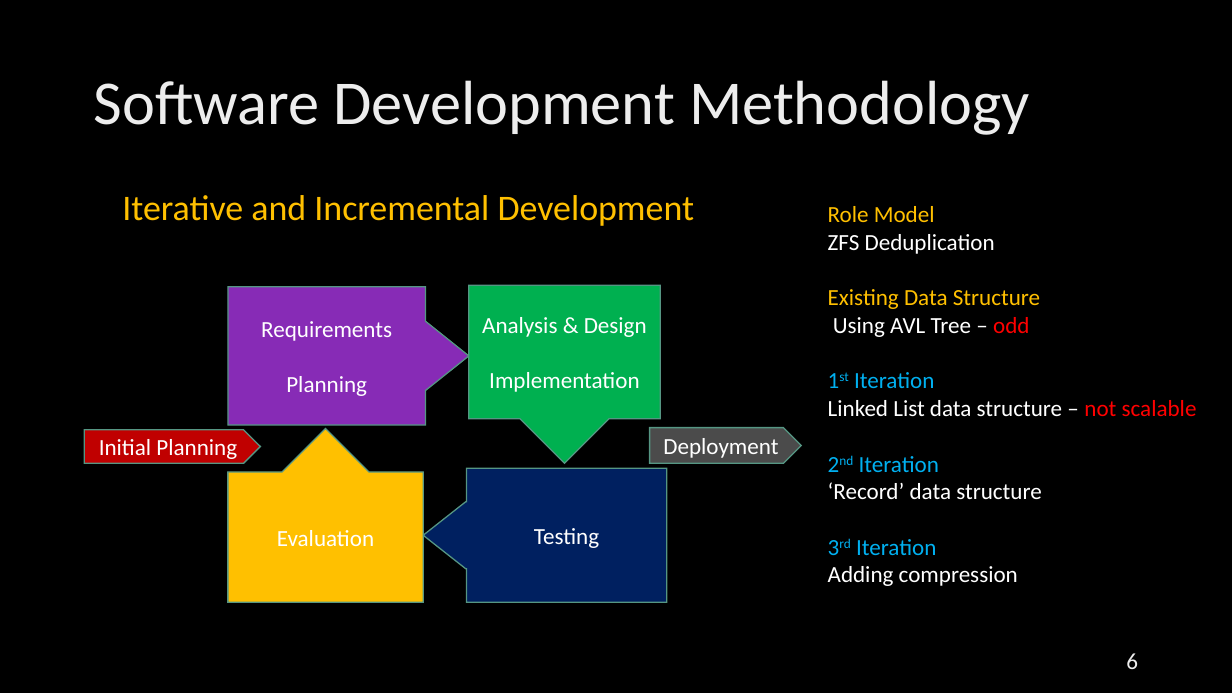
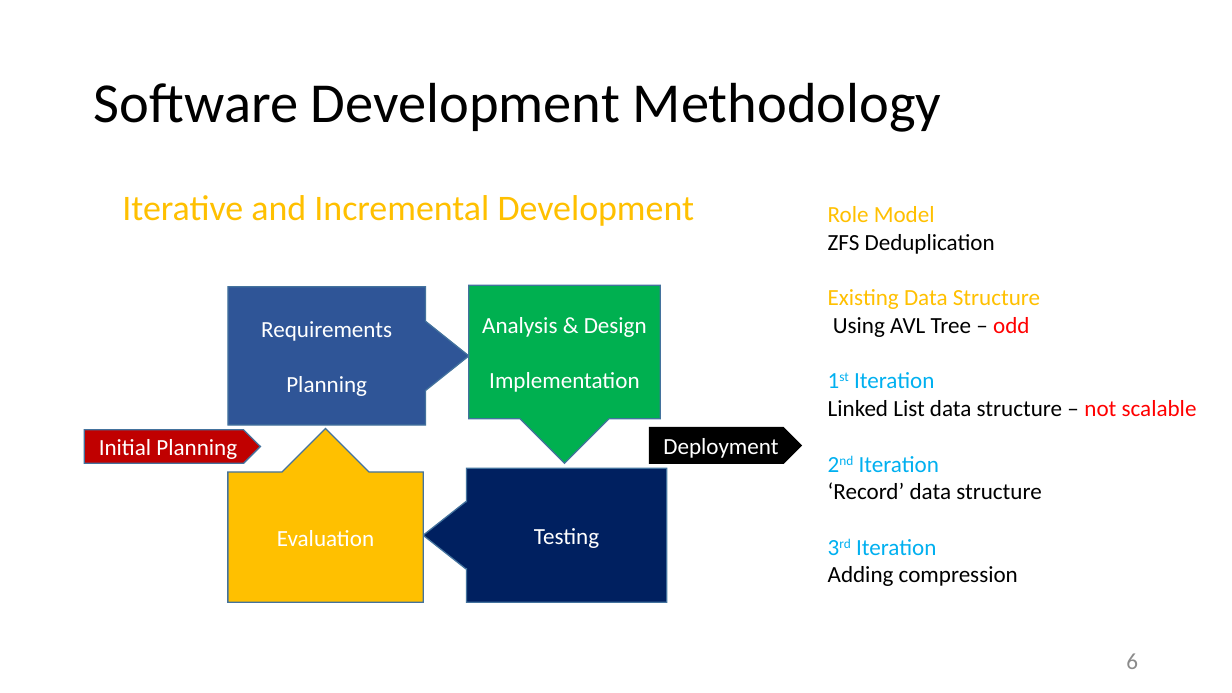
Before and after one commit to parfaire/DaDeDupNew, a slide deck: slide 6 of dd/DaDeDup.pptx. Drawn at 1232x693 pixels with LibreOffice and Linux fonts; fonts in the diff are those of the drawing; background and template pictures are left out. Boxes give left, top, right and bottom in pixels: in the first picture for what was removed or moved away, otherwise in the second. Text is boxed around its words. In the diff, an @@ line names an element or a change of style, - is before the commit and + after.

```diff
--- a/dd/DaDeDup.pptx
+++ b/dd/DaDeDup.pptx
@@ background picture (left out) to #FFFFFF @@
@@ title "Software Development Methodology" at (94,82,941,132): size 48.6 to 44 pt, text colour gradient #DEDEDE to #EDEDED to #FFFFFF to #000000 @@
@@ right arrow callout "Requirements Planning" at (228,287,470,425): fill #872BB6 to #2F5597; outline #559684 1 pt to #43739E 1 pt @@
@@ text at (828,289,1197,586): text colour #FFFFFF to #000000 in "ZFS Deduplication", "Using AVL Tree –", "Linked List data structure –", "‘Record’ data structure" and 1 more places @@
@@ outline #559684 1 pt to #43739E 1 pt in 4 elements at (84,430,261,463), (469,286,660,464), (423,469,667,603), (228,429,423,603) @@
@@ pentagon arrow "Deployment" at (650,428,801,464): fill #4B4B4B to #000000; outline #559684 1 pt to #000000 1 pt @@
@@ page number at (1126,653,1138,669): text colour gradient #9E9E9E to #EDEDED to #FFFFFF to #8C8C8C @@
```
Also in this commit, not shown: 9 other slides changed, 1 slide added, 16 other files.
